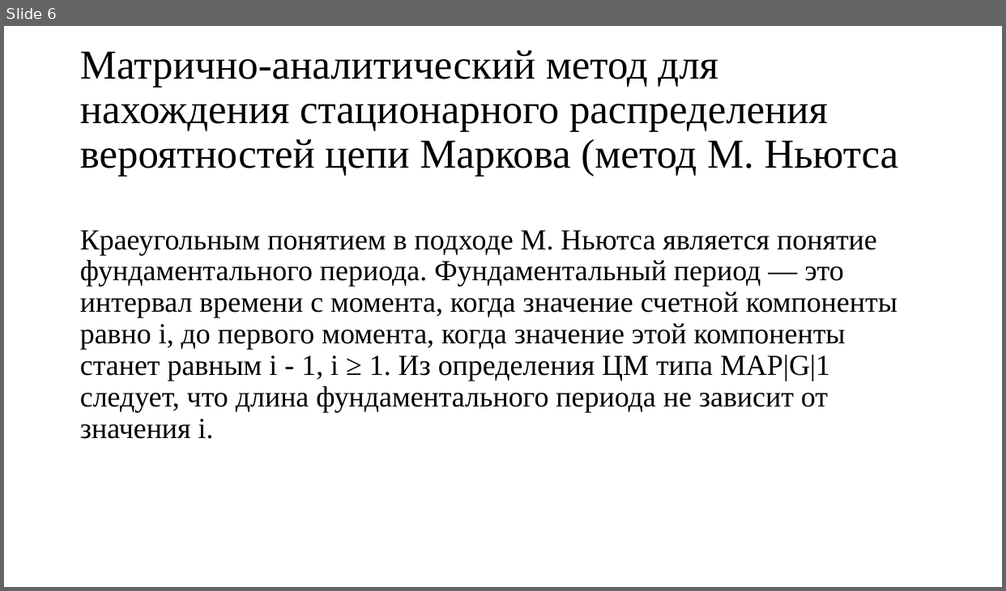
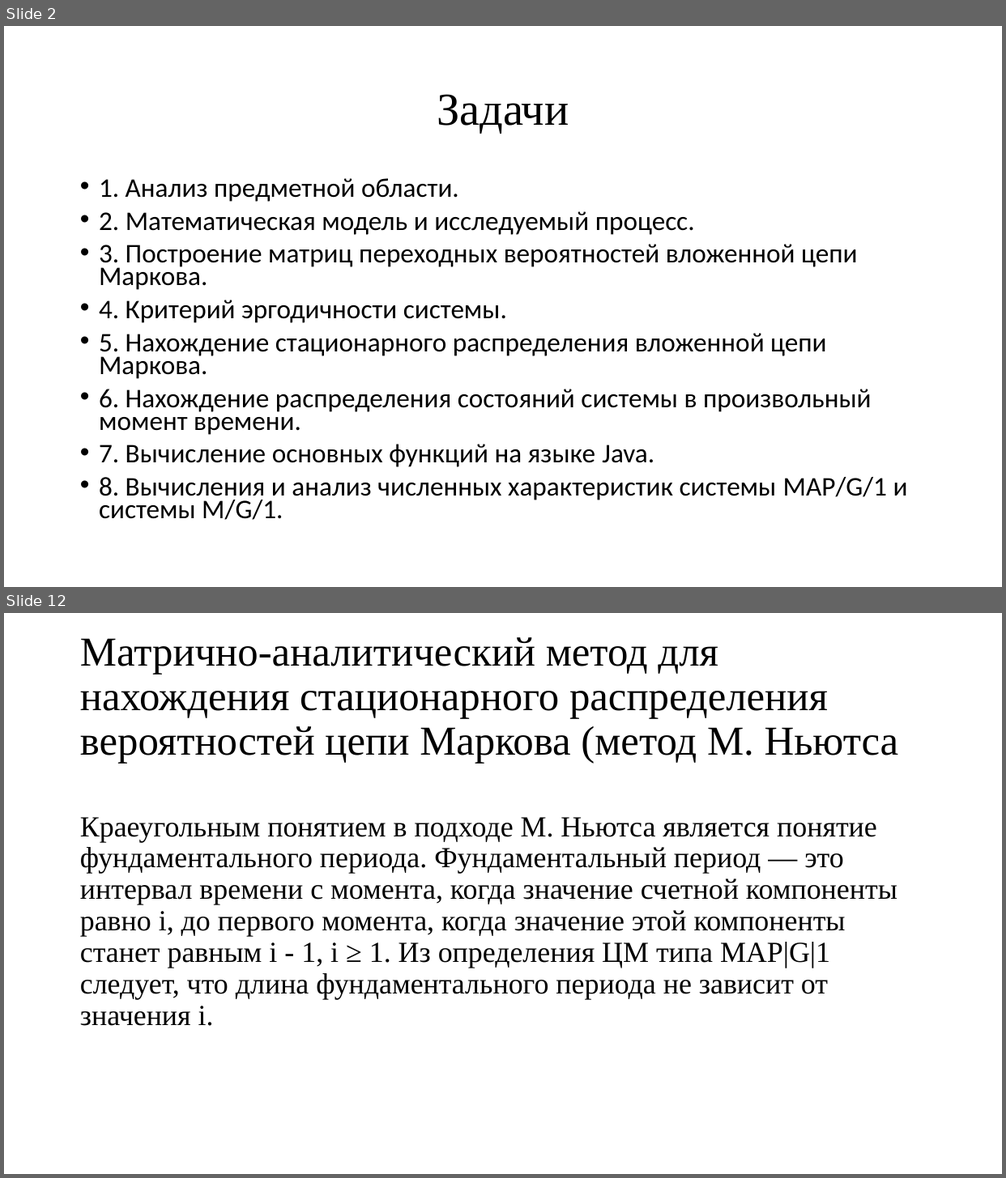
Before and after one commit to san4ezgig/Course-work, a slide deck: Предзащита/Исследование системы MAP.pptx. Shown one above the other, each under a label of ours: slide 6 before the commit, slides 2 and 12 after it; the slides between them are not shown. The pictures are 1006x591 and 1006x1178 pixels, drawn with LibreOffice and Linux fonts; fonts in the diff are those of the drawing. Boxes give left, top, right and bottom in pixels: in the first picture for what was removed or moved away, otherwise in the second. Text is boxed around its words. In the diff, an @@ line names an element or a change of style, - is before the commit and + after.

```diff
--- a/Предзащита/Исследование системы MAP.pptx
+++ b/Предзащита/Исследование системы MAP.pptx
@@ slide 2 added at <box>4,26,1002,587</box>, background #FFFFFF @@
@@ title added at <box>437,94,569,134</box>, 44 pt, text #000000 @@
+Задачи
@@ text added at <box>99,178,908,520</box>, 25.9 pt, text #000000 @@
+• 1. Анализ предметной области.
+• 2. Математическая модель и исследуемый процесс.
+• 3. Построение матриц переходных вероятностей вложенной цепи Маркова.
+• 4. Критерий эргодичности системы.
+• 5. Нахождение стационарного распределения вложенной цепи Маркова.
+• 6. Нахождение распределения состояний системы в произвольный момент времени.
+• 7. Вычисление основных функций на языке Java.
+• 8. Вычисления и анализ численных характеристик системы MAP/G/1 и системы M/G/1.
@@ what was slide 6 is now slide 12 @@
```
Also in this commit, not shown: 5 slides changed, 9 other slides added, 2 slides removed, 13 other files.
